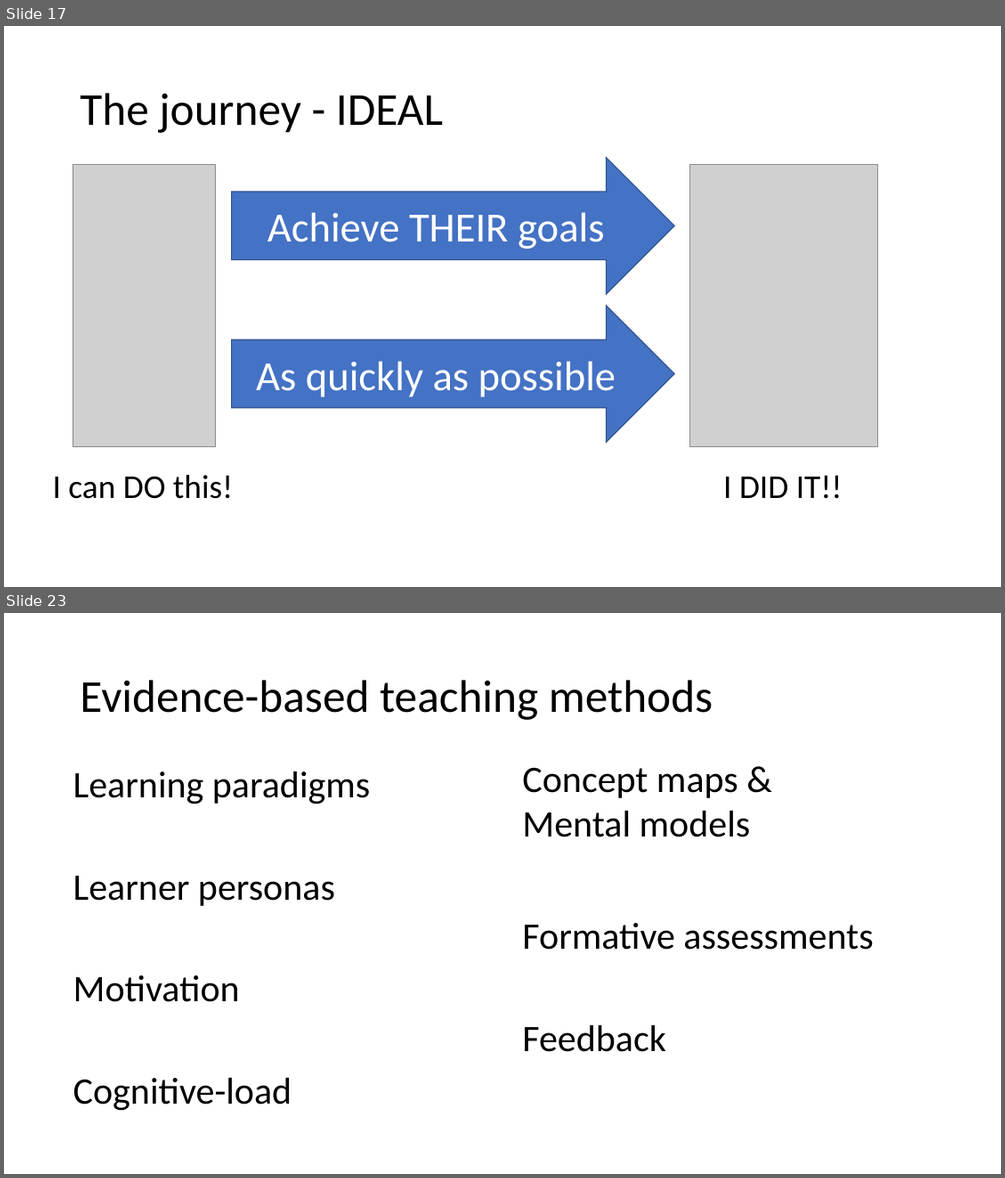
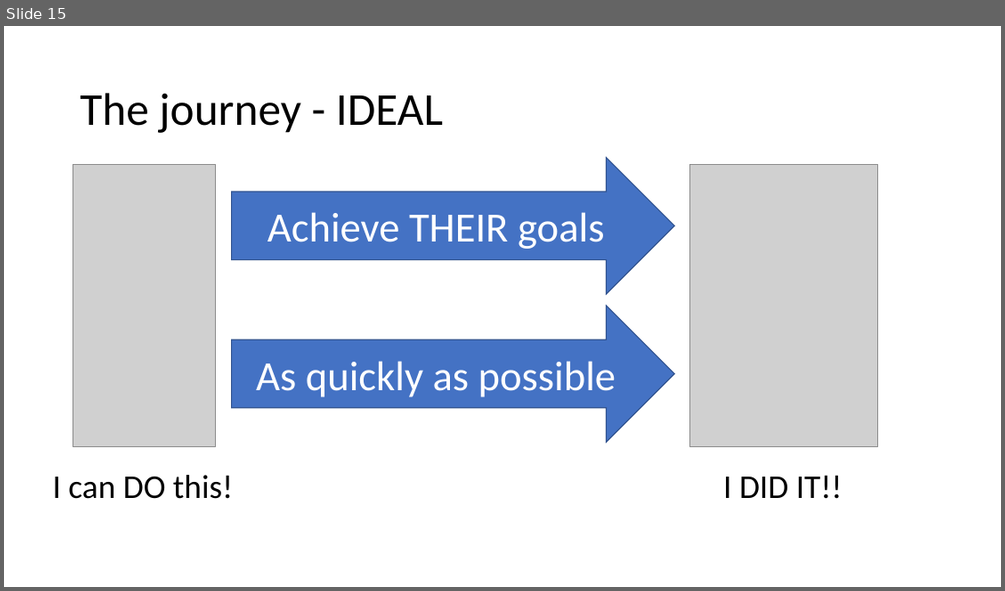
Before and after one commit to MikeKSmith/RStudioConf2020, a slide deck: Learn to teach_MikeKSmith.pptx. Shown one above the other, each under a label of ours: slides 17 and 23 before the commit, slide 15 after it; the slides between them are not shown. The pictures are 1005x1178 and 1005x591 pixels, drawn with LibreOffice and Linux fonts; fonts in the diff are those of the drawing; grey boxes stand for pictures. Boxes give left, top, right and bottom in pixels: in the first picture for what was removed or moved away, otherwise in the second. Text is boxed around its words. In the diff, an @@ line names an element or a change of style, - is before the commit and + after.

Commit message:
Update slide deck for lightning talk.
Lightning talk at RStudio conference 2020 on "Learn to teach, for goodness sake". Covering RStudio certification and what it means to me as a trainer, and what it means for delegates being trained.

```diff
--- a/Learn to teach_MikeKSmith.pptx
+++ b/Learn to teach_MikeKSmith.pptx
@@ slide 23 removed at (x1=4, y1=613, x2=1001, y2=1174), background #FFFFFF @@
@@ title removed at (x1=80, y1=680, x2=712, y2=720) @@
-Evidence-based teaching methods
@@ text removed at (x1=73, y1=771, x2=370, y2=804) @@
-Learning paradigms
@@ text removed at (x1=522, y1=767, x2=751, y2=837) @@
-Concept maps &
-Mental models
@@ text removed at (x1=73, y1=876, x2=335, y2=906) @@
-Learner personas
@@ text removed at (x1=522, y1=923, x2=873, y2=949) @@
-Formative assessments
@@ text removed at (x1=73, y1=975, x2=240, y2=1002) @@
-Motivation
@@ text removed at (x1=522, y1=1025, x2=665, y2=1052) @@
-Feedback
@@ text removed at (x1=73, y1=1078, x2=292, y2=1111) @@
-Cognitive-load
@@ what was slide 17 is now slide 15 @@
```
Also in this commit, not shown: 6 slides changed, 4 slides added, 14 other slides removed.
